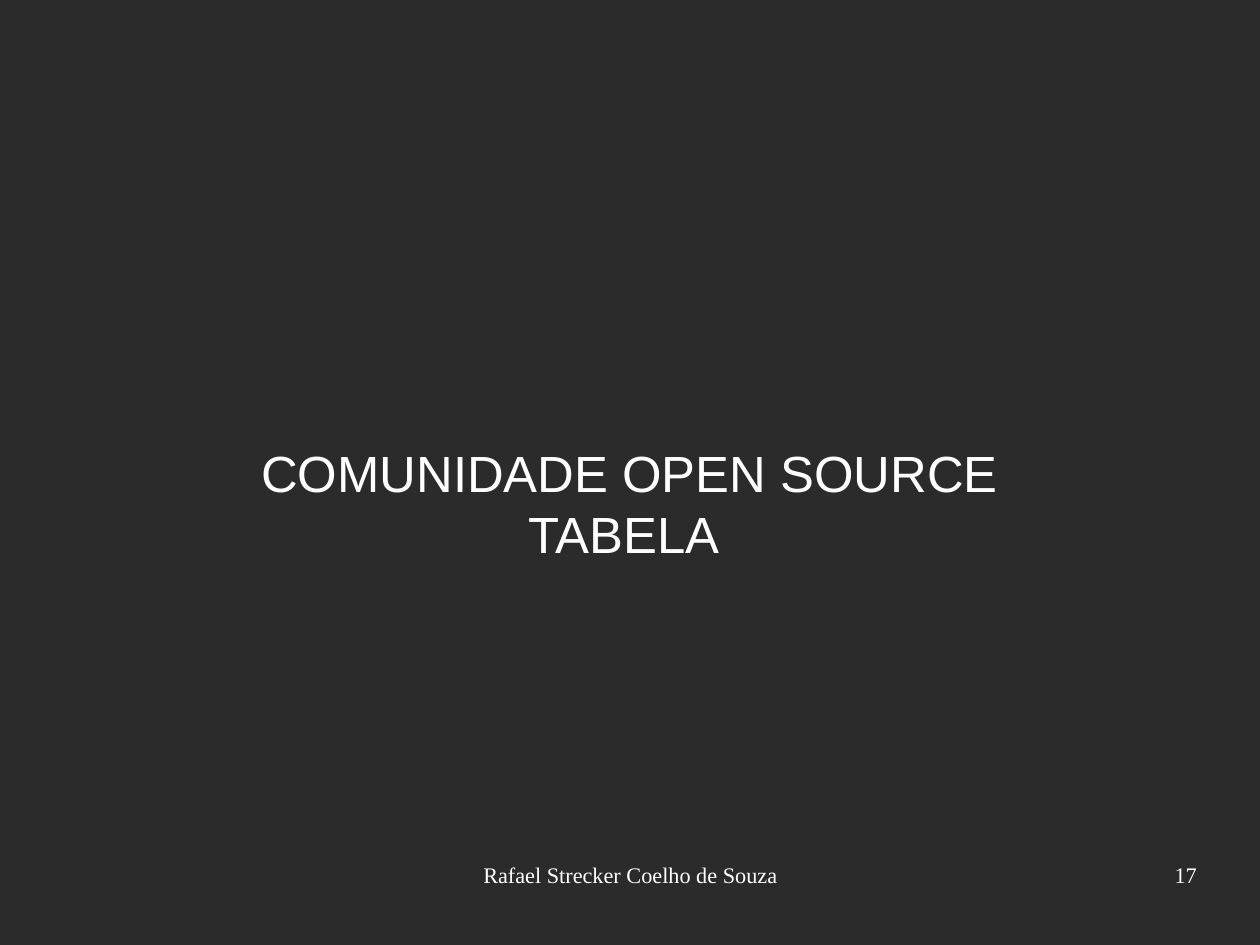
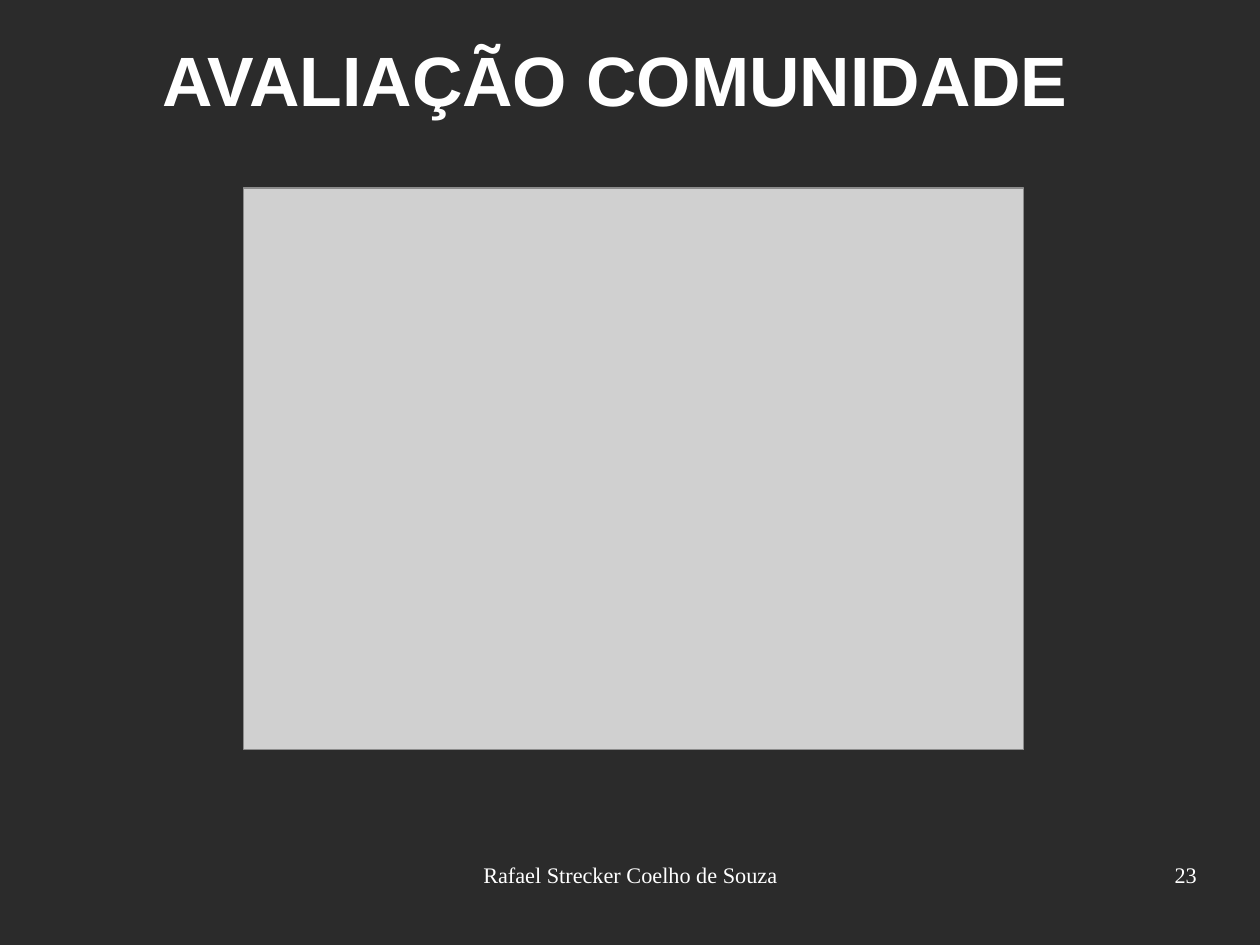
Before and after one commit to rafaelsouza/tcc, a slide deck: slide 23 of apresentacao/draft_apresentacao.odp (slide 17 before the commit). Drawn at 1260x945 pixels with LibreOffice and Linux fonts; fonts in the diff are those of the drawing; grey boxes stand for pictures; background and template pictures are left out; a plain dark background stands for a picture behind light text. Boxes give left, top, right and bottom in pixels: in the first picture for what was removed or moved away, otherwise in the second. Text is boxed around its words. In the diff, an @@ line names an element or a change of style, - is before the commit and + after.

```diff
--- a/apresentacao/draft_apresentacao.odp
+++ b/apresentacao/draft_apresentacao.odp
@@ title added at <box>163,51,1068,120</box>, 44 pt, text #FFFFFF, bold @@
+AVALIAÇÃO COMUNIDADE
@@ picture added at <box>244,188,1023,750</box> @@
@@ subtitle removed at <box>261,456,997,553</box> @@
-COMUNIDADE OPEN SOURCE
-TABELA
@@ page number at <box>1175,868,1197,884</box>: text changed @@
-17
+23
```
Also in this commit, not shown: 10 other slides changed, 6 slides added, 9 other files.
